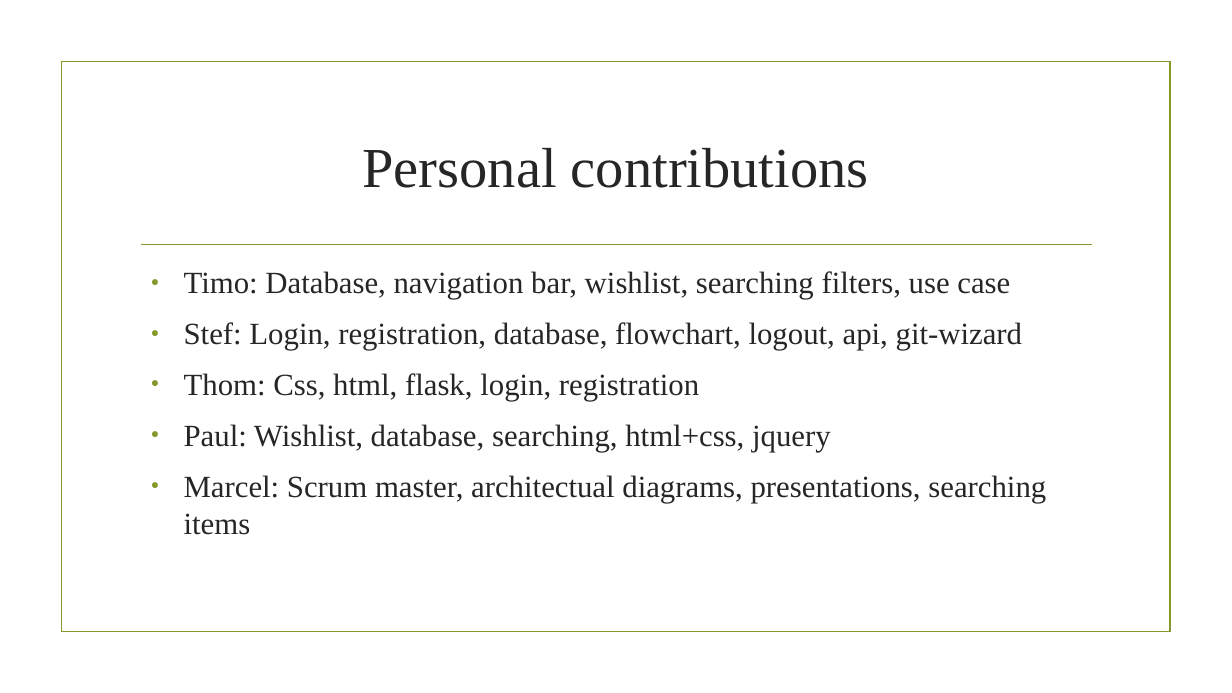
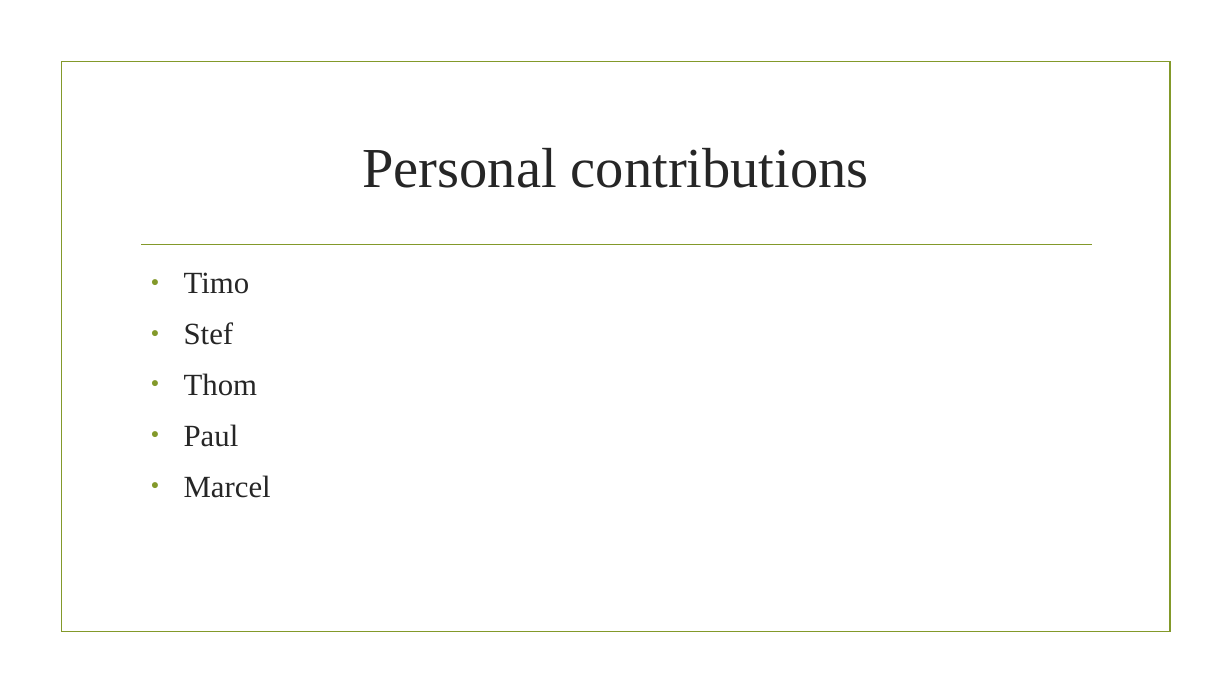
Before and after one commit to Pbdekeijzer/Project5-6, a slide deck: slide 10 of Presentatie/presentatie project 2 eerste fase.pptx. Drawn at 1232x693 pixels with LibreOffice and Linux fonts; fonts in the diff are those of the drawing; background and template pictures are left out. Boxes give left, top, right and bottom in pixels: in the first picture for what was removed or moved away, otherwise in the second. Text is boxed around its words. In the diff, an @@ line names an element or a change of style, - is before the commit and + after.

```diff
--- a/Presentatie/presentatie project 2 eerste fase.pptx
+++ b/Presentatie/presentatie project 2 eerste fase.pptx
@@ text at [184, 272, 271, 498]: text changed @@
-● Timo: Database, navigation bar, wishlist, searching filters, use case
-● Stef: Login, registration, database, flowchart, logout, api, git-wizard
-● Thom: Css, html, flask, login, registration
-● Paul: Wishlist, database, searching, html+css, jquery
-● Marcel: Scrum master, architectual diagrams, presentations, searching items
+● Timo
+● Stef
+● Thom
+● Paul
+● Marcel
```
Also in this commit, not shown: 3 other slides changed, 5 slides added, 5 slides removed.
